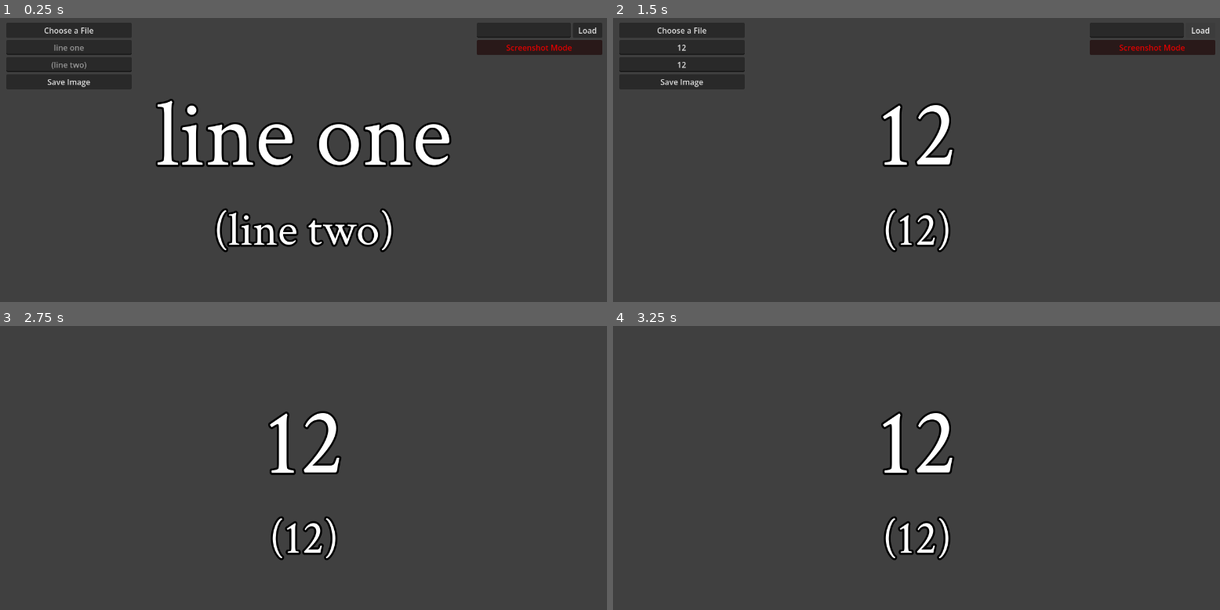
Above: before the commit, frames 1-4 (two rows, left to right).
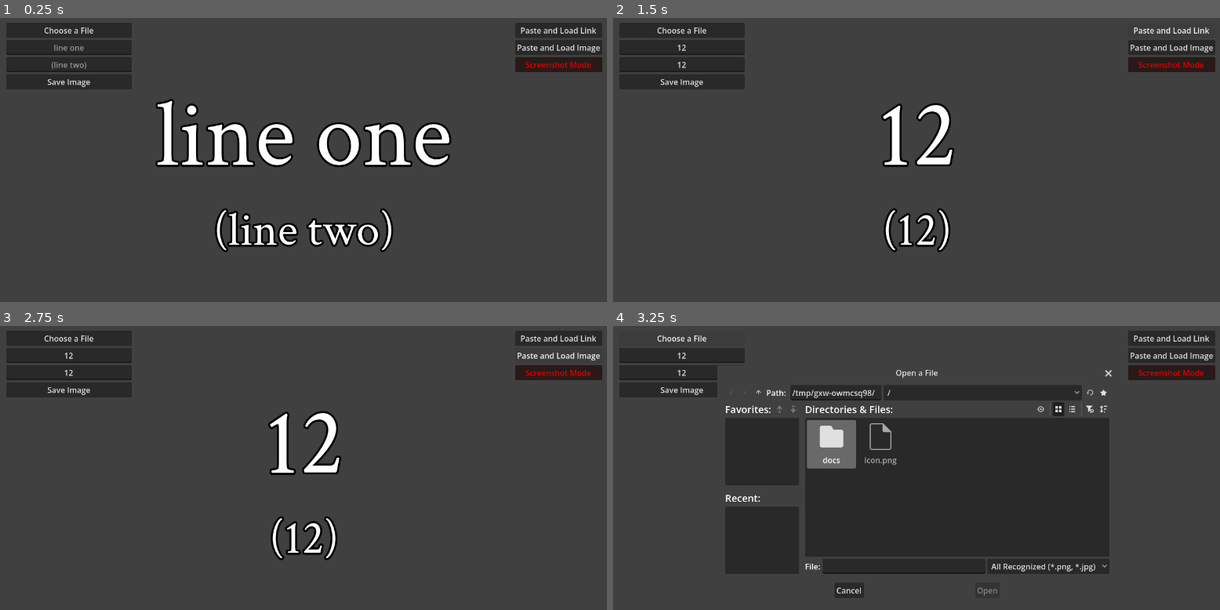
Above: after the commit, the same moments.

Repository: Slicer001/press-a-thumbnail-generator
Game: Godot game, scene res://press_a!_thumbnail_generator.tscn
Two runs of this game, one before a commit and one after it. Both use one fixed random seed, a clock stepped at 60 frames per second and the inputs below.
Inputs (mouse positions are in pixels of both pictures, inside the frame that each line leads up to):
- Up to frame 1 (0.25 s): no input
- Up to frame 2 (1.5 s): click (679, 46) at 0.52 s; type "12" at 0.6 s; click (679, 63) at 0.75 s; type "12" at 0.83 s; click (1201, 29) at 1.25 s, where only the run before the commit has a clickable "Load"
- Up to frame 3 (2.75 s): click (558, 354) at 2 s, where only the run after the commit has a clickable "Paste and Load Image"
- Up to frame 4 (3.25 s): click (679, 337) at 2.75 s, where only the run after the commit has a clickable "Choose a File"

The runs differ from the first frame. In frame 1, 1.5% of the frame differs, in the area x 78-100%, y 3-20%; in frame 2, 1.5%; in frame 3, 1.4%; in frame 4, 6.0%, in the area x 1-100%, y 3-96%.
Error after the commit: Invalid assignment of property or key 'text' with value of type 'String' on a base object of type 'null instance'. (res://press_a!_thumbnail_generator.gd:81)

Commit message:
more paste options

Diff:
--- a/keyboard_controller.gd
+++ b/keyboard_controller.gd
@@ -20,3 +20,19 @@
 
 func _on_first_line_edit_focus_exited() -> void:
 	DisplayServer.virtual_keyboard_hide()
+
+
+func _on_second_line_edit_focus_entered() -> void:
+	DisplayServer.virtual_keyboard_show(second_line_edit.text)
+
+
+func _on_second_line_edit_focus_exited() -> void:
+	DisplayServer.virtual_keyboard_hide()
+
+
+func _on_image_link_line_edit_focus_entered() -> void:
+	DisplayServer.virtual_keyboard_show(image_link_line_edit.text)
+
+
+func _on_image_link_line_edit_focus_exited() -> void:
+	DisplayServer.virtual_keyboard_hide()
--- a/press_a!_thumbnail_generator.gd
+++ b/press_a!_thumbnail_generator.gd
@@ -76,11 +76,16 @@
 func _on_save_file_dialog_file_selected(path: String) -> void:
 	save_image(path)
 
+#pasting links or images
+func _on_paste_button_pressed() -> void:
+	image_link_line_edit.text = DisplayServer.clipboard_get()
+	image_download.download_image(image_link_line_edit.text)
 
+func _on_paste_image_button_pressed() -> void:
+	var image = DisplayServer.clipboard_get_image()
+	texture_rect.texture = ImageTexture.create_from_image(image)
+
+#remove HUD for screenshots
 func _on_screenshot_mode_button_pressed() -> void:
 	inputs.hide()
 	web_inputs.hide()
-
-
-func _on_load_button_pressed() -> void:
-	image_download.download_image(image_link_line_edit.text)
--- a/press_a!_thumbnail_generator.tscn
+++ b/press_a!_thumbnail_generator.tscn
@@ -3,7 +3,6 @@
 [ext_resource type="Script" uid="uid://bfx1ccmxl8cky" path="res://press_a!_thumbnail_generator.gd" id="1_asn58"]
 [ext_resource type="FontFile" uid="uid://bwdsxp861hl" path="res://CrimsonText-Regular.ttf" id="2_smsxq"]
 [ext_resource type="Script" uid="uid://box6atdtdg8e0" path="res://image_download.gd" id="3_66ftc"]
-[ext_resource type="Script" uid="uid://c2vxt1j3ytygx" path="res://keyboard_controller.gd" id="4_w8y5p"]
 
 [node name="Press A! Thumbnail Generator" type="Control" unique_id=2102535271]
 layout_mode = 3
@@ -113,18 +112,15 @@
 offset_bottom = 72.0
 grow_horizontal = 0
 
-[node name="HBoxContainer" type="HBoxContainer" parent="WebInputs" unique_id=320964013]
-custom_minimum_size = Vector2(256, 0)
-layout_mode = 2
-
-[node name="ImageLinkLineEdit" type="LineEdit" parent="WebInputs/HBoxContainer" unique_id=535031768]
-custom_minimum_size = Vector2(192, 0)
-layout_mode = 2
-
-[node name="LoadButton" type="Button" parent="WebInputs/HBoxContainer" unique_id=662786367]
+[node name="PasteLinkButton" type="Button" parent="WebInputs" unique_id=1640362714]
 layout_mode = 2
 size_flags_horizontal = 3
-text = "Load"
+text = "Paste and Load Link"
+
+[node name="PasteImageButton" type="Button" parent="WebInputs" unique_id=1809336003]
+layout_mode = 2
+size_flags_horizontal = 3
+text = "Paste and Load Image"
 
 [node name="ScreenshotModeButton" type="Button" parent="WebInputs" unique_id=1329105780]
 modulate = Color(1, 0, 0, 1)
@@ -148,16 +144,12 @@
 [node name="ImageDownload" type="Node" parent="." unique_id=7865722]
 script = ExtResource("3_66ftc")
 
-[node name="KeyboardController" type="Node" parent="." unique_id=806032784]
-script = ExtResource("4_w8y5p")
-
 [connection signal="pressed" from="Inputs/ChooseAFileButton" to="." method="_on_choose_a_file_button_pressed"]
-[connection signal="focus_entered" from="Inputs/FirstLineEdit" to="KeyboardController" method="_on_first_line_edit_focus_entered"]
-[connection signal="focus_exited" from="Inputs/FirstLineEdit" to="KeyboardController" method="_on_first_line_edit_focus_exited"]
 [connection signal="text_changed" from="Inputs/FirstLineEdit" to="." method="_on_first_line_edit_text_changed"]
 [connection signal="text_changed" from="Inputs/SecondLineEdit" to="." method="_on_second_line_edit_text_changed"]
 [connection signal="pressed" from="Inputs/SaveButton" to="." method="_on_save_button_pressed"]
-[connection signal="pressed" from="WebInputs/HBoxContainer/LoadButton" to="." method="_on_load_button_pressed"]
+[connection signal="pressed" from="WebInputs/PasteLinkButton" to="." method="_on_paste_button_pressed"]
+[connection signal="pressed" from="WebInputs/PasteImageButton" to="." method="_on_paste_image_button_pressed"]
 [connection signal="pressed" from="WebInputs/ScreenshotModeButton" to="." method="_on_screenshot_mode_button_pressed"]
 [connection signal="file_selected" from="ChooseFileDialog" to="." method="_on_file_dialog_file_selected"]
 [connection signal="file_selected" from="SaveFileDialog" to="." method="_on_save_file_dialog_file_selected"]
Not shown, changed: export_presets.cfg
Not shown, changed: docs/index.html
Not shown, changed: docs/index.js
Not shown, changed: docs/index.pck
Not shown, changed: docs/index.wasm
Not shown, removed: windows/Press A! Thumbnail Generator.console.exe
Not shown, changed: windows/Press A! Thumbnail Generator.exe
